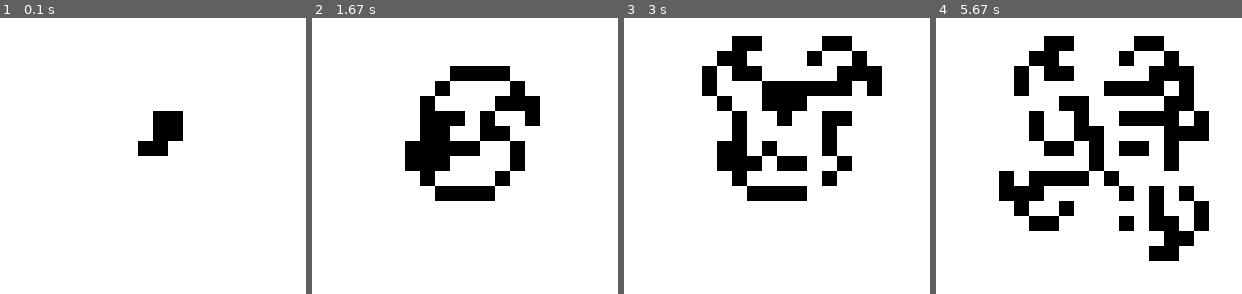
Above: before the commit, frames 1-4 (left to right).
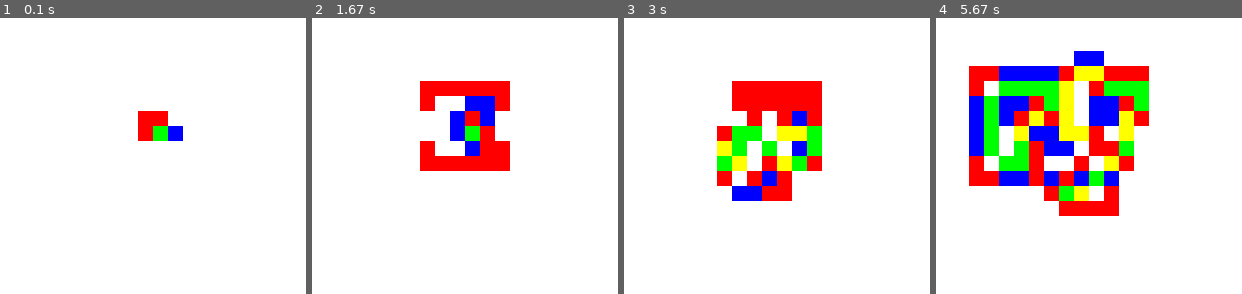
Above: after the commit, the same moments.

Repository: K9173A/PythonPlayground
Game: pygame game, started from pygame/langton_ant/ant.py
Two runs of this game, one before a commit and one after it. Both use one fixed random seed, a clock stepped at 60 frames per second and the inputs below.
Inputs:
- Up to frame 1 (0.1 s): no input
- Up to frame 2 (1.67 s): no input
- Up to frame 3 (3 s): no input
- Up to frame 4 (5.67 s): no input

The runs differ from the first frame. In frame 1, 2.1% of the frame differs, in the area x 45-60%, y 33-50%; in frame 2, 14%; in frame 3, 19%; in frame 4, 36%, in the area x 10-90%, y 6-89%.

Commit message:
logic enhancement

Diff:
--- a/pygame/langton_ant/ant.py
+++ b/pygame/langton_ant/ant.py
@@ -22,6 +22,10 @@
 class Color:
     WHITE = (255, 255, 255)
     BLACK = (0, 0, 0)
+    RED = (255, 0, 0)
+    GREEN = (0, 255, 0)
+    BLUE = (0, 0, 255)
+    YELLOW = (255, 255, 0)
 
 
 class Board:
@@ -56,6 +60,14 @@
 
         self.direction = Direction.UP
 
+        self.logic = {
+            Color.WHITE: (Turn.LEFT, Color.BLUE),
+            Color.BLUE: (Turn.LEFT, Color.RED),
+            Color.RED: (Turn.RIGHT, Color.GREEN),
+            Color.GREEN: (Turn.LEFT, Color.YELLOW),
+            Color.YELLOW: (Turn.RIGHT, Color.WHITE)
+        }
+
     def run(self):
         x = int(self.width_cell_count / 2)
         y = int(self.height_cell_count / 2)
@@ -64,8 +76,7 @@
             # Цвет текущей клетки
             current_cell_color = self.board.get_cell_color(x, y)
 
-            # Обновляем цвет на противоположный
-            color = self.get_new_color(current_cell_color)
+            turn, color = self.logic[current_cell_color]
 
             pygame.draw.rect(self.screen, color, (
                 x * self.cell_size,
@@ -76,7 +87,7 @@
             pygame.display.flip()
 
             # Исходя из текущего цвета (current_cell_color) определяем, куда поворачивать.
-            turn = self.get_new_turn(current_cell_color)
+            # turn = self.get_new_turn(current_cell_color)
 
             self.board.set_cell_color(x, y, color)
 
@@ -93,22 +104,6 @@
             time.sleep(0.01)
 
         pygame.quit()
-
-    def get_new_color(self, color):
-        if color == Color.WHITE:
-            return Color.BLACK
-        elif color == Color.BLACK:
-            return Color.WHITE
-        else:
-            raise ValueError('Incorrect color!')
-
-    def get_new_turn(self, color):
-        if color == Color.WHITE:
-            return Turn.RIGHT
-        elif color == Color.BLACK:
-            return Turn.LEFT
-        else:
-            raise ValueError('Incorrect color!')
 
     def get_new_direction(self, turn):
         new_direction = self.direction
